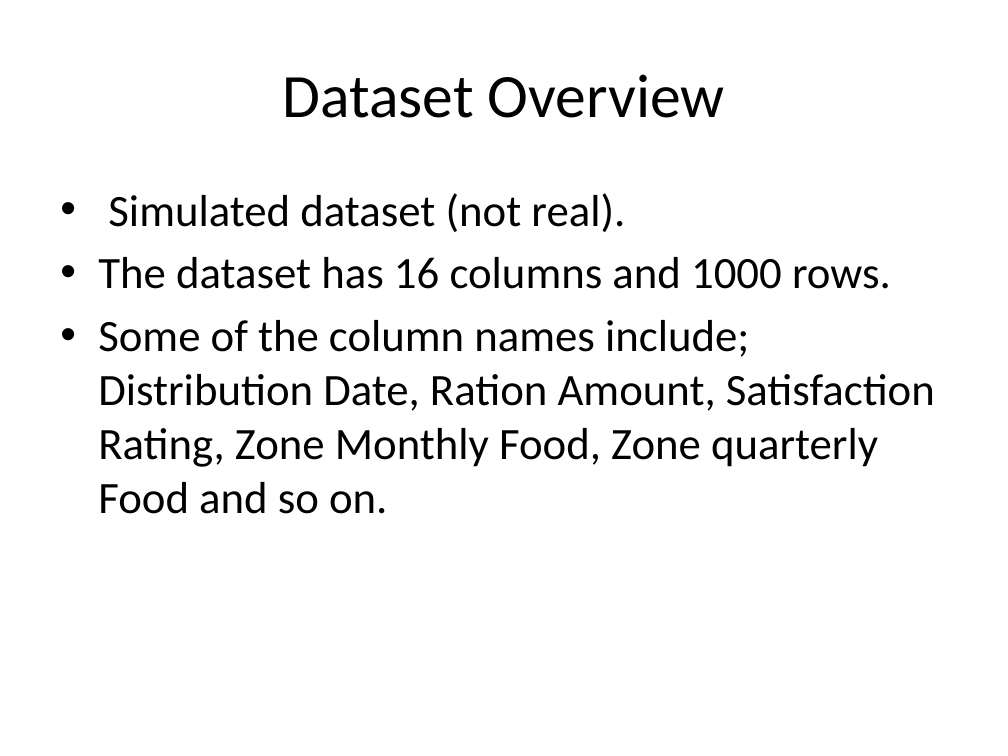
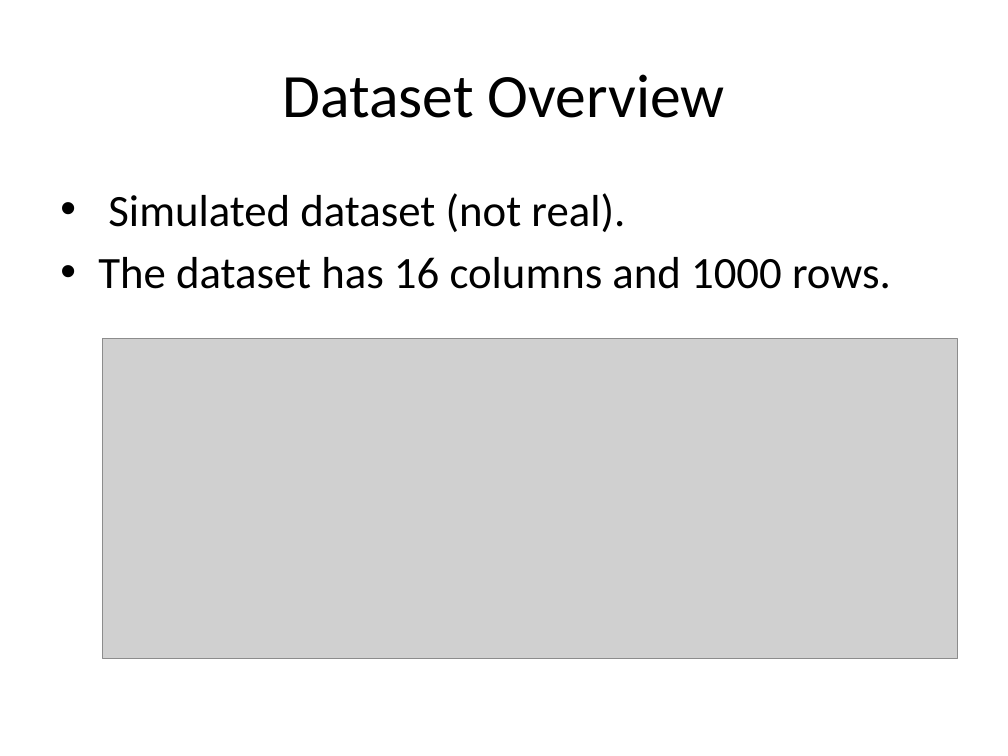
Before and after one commit to JavierWolvie/Data-Analytics, a slide deck: slide 4 of TABLEAU/Kakuma_Food_Distribution_Analysis_Presentation.pptx. Drawn at 1008x756 pixels with LibreOffice and Linux fonts; fonts in the diff are those of the drawing; grey boxes stand for pictures. Boxes give left, top, right and bottom in pixels: in the first picture for what was removed or moved away, otherwise in the second. Text is boxed around its words. In the diff, an @@ line names an element or a change of style, - is before the commit and + after.

```diff
--- a/TABLEAU/Kakuma_Food_Distribution_Analysis_Presentation.pptx
+++ b/TABLEAU/Kakuma_Food_Distribution_Analysis_Presentation.pptx
@@ text at (x1=98, y1=320, x2=935, y2=514): paragraph removed @@
-• Some of the column names include; Distribution Date, Ration Amount, Satisfaction Rating, Zone Monthly Food, Zone quarterly Food and so on.
@@ picture added at (x1=103, y1=339, x2=958, y2=658) @@
```
Also in this commit, not shown: 10 other slides changed, 2 slides added, 3 slides removed.
